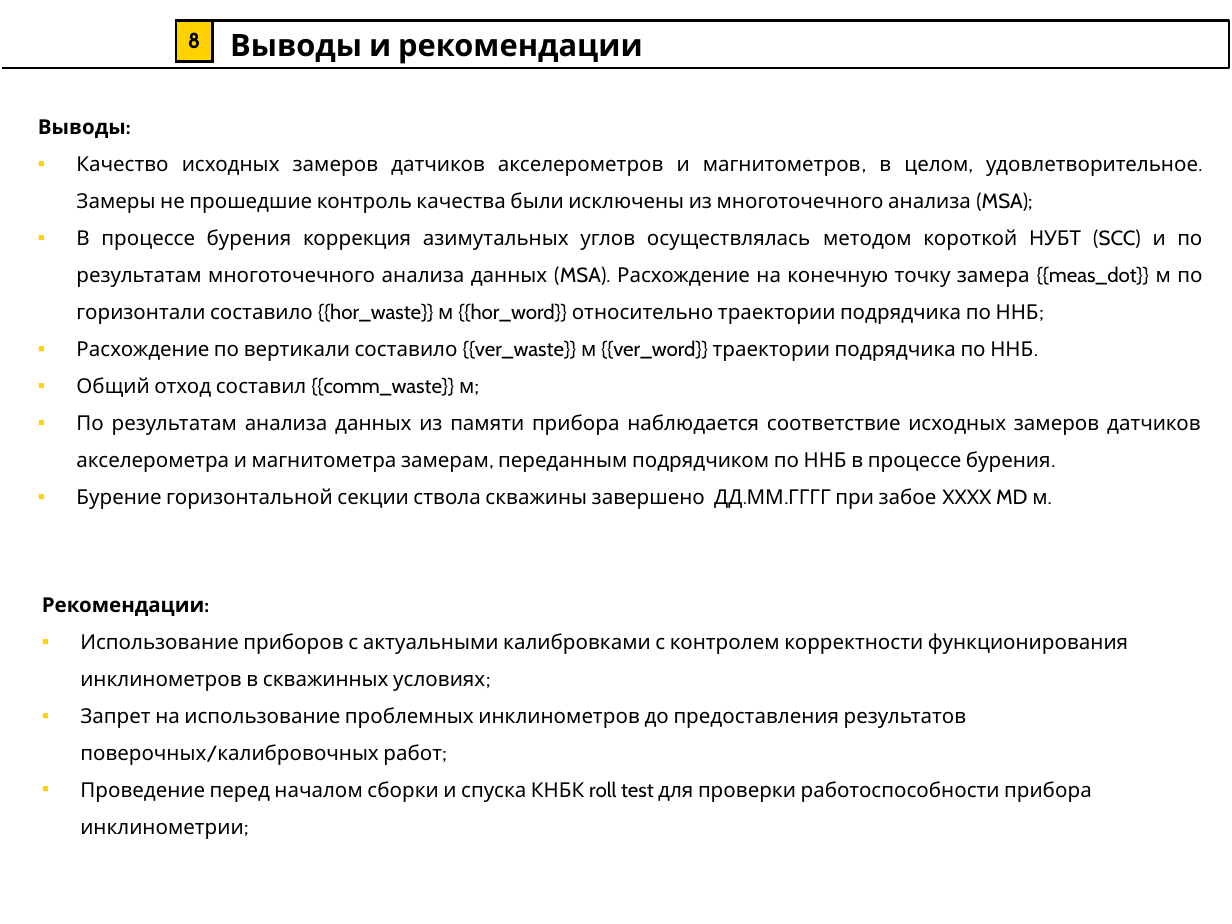
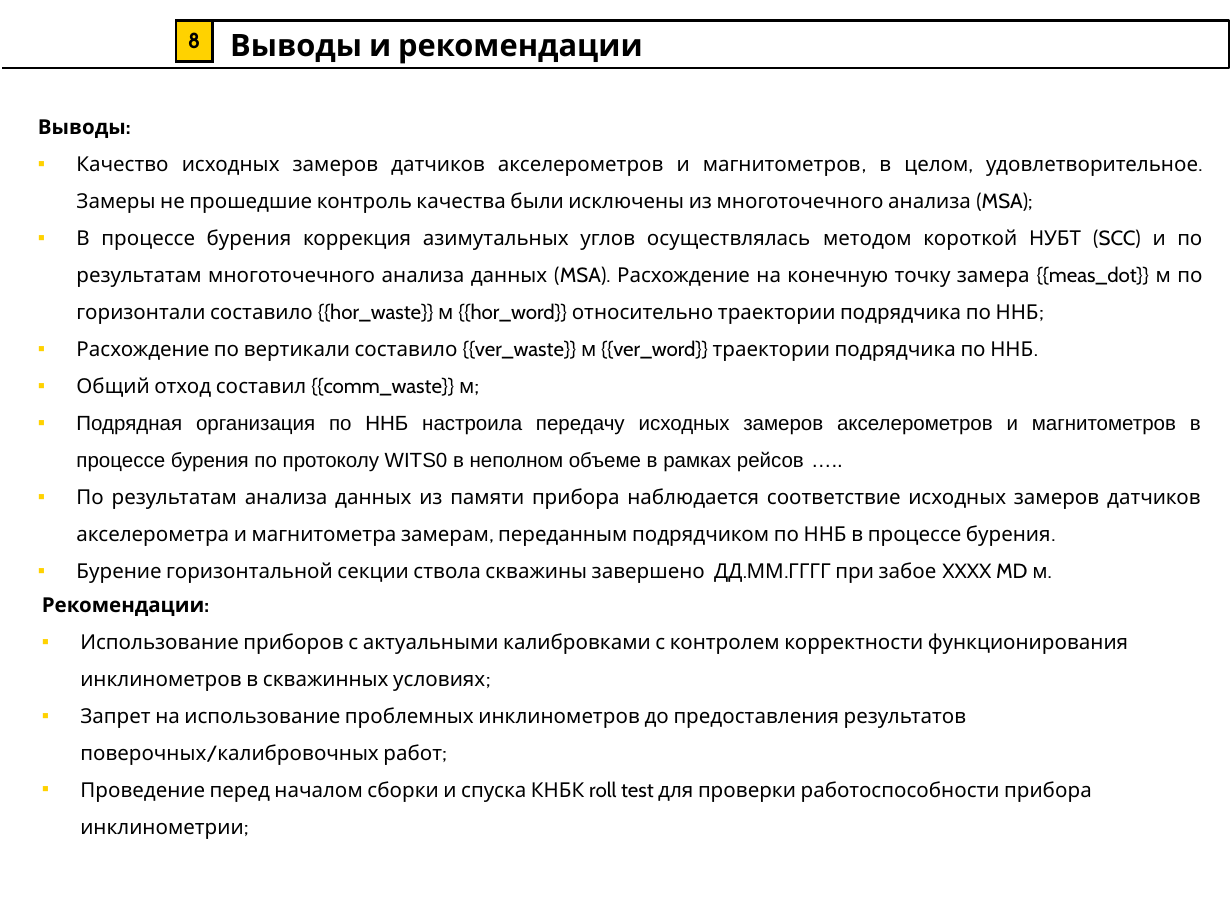
Before and after one commit to SVETA12345/UZM_excel, a slide deck: slide 8 of files/Шаблон/Самотлорское_итоговый_ВНС.pptx. Drawn at 1232x924 pixels with LibreOffice and Linux fonts; fonts in the diff are those of the drawing; background and template pictures are left out. Boxes give left, top, right and bottom in pixels: in the first picture for what was removed or moved away, otherwise in the second. Text is boxed around its words. In the diff, an @@ line names an element or a change of style, - is before the commit and + after.

```diff
--- a/files/Шаблон/Самотлорское_итоговый_ВНС.pptx
+++ b/files/Шаблон/Самотлорское_итоговый_ВНС.pptx
@@ text at bbox=[76, 416, 1201, 472]: paragraph added @@
+▪ Подрядная организация по ННБ настроила передачу исходных замеров акселерометров и магнитометров в процессе бурения по протоколу WITS0 в неполном объеме в рамках рейсов …..
```
Also in this commit, not shown: 5 other files.
